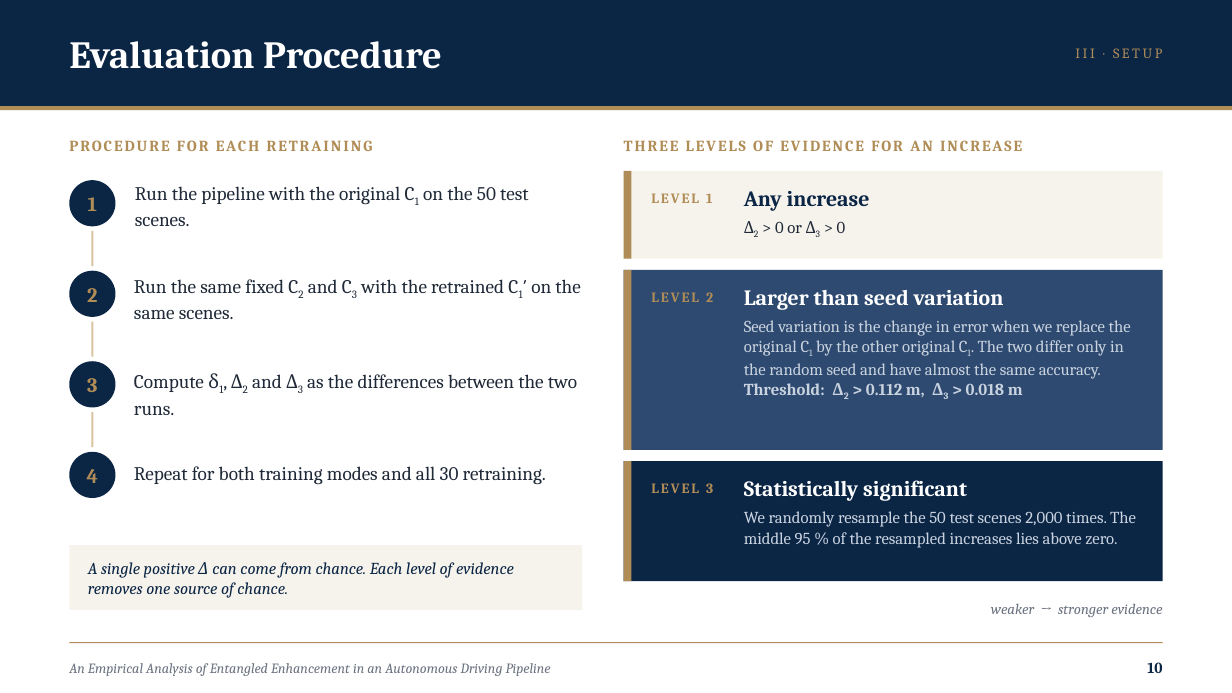
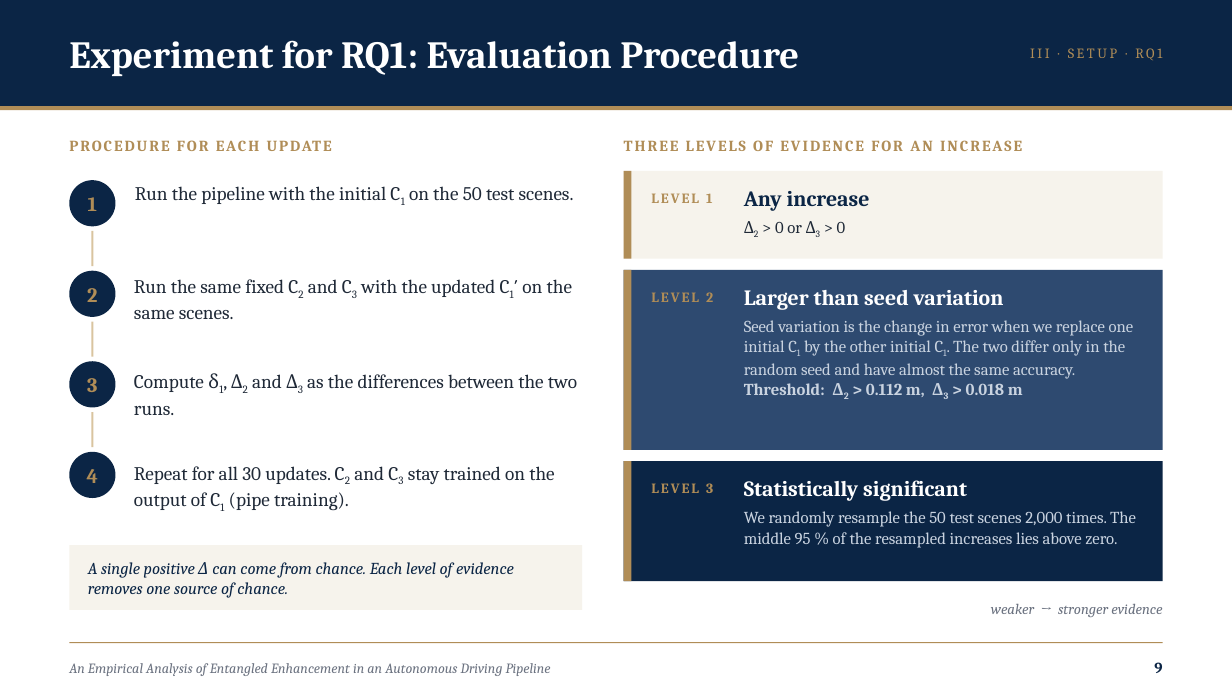
Before and after one commit to RashedIfty/LabSD, a slide deck: slide 9 of Presentations/CS presentation/CS_presentation_IFTY.pptx (slide 10 before the commit). Drawn at 1232x693 pixels with LibreOffice and Linux fonts; fonts in the diff are those of the drawing. Boxes give left, top, right and bottom in pixels: in the first picture for what was removed or moved away, otherwise in the second. Text is boxed around its words. In the diff, an @@ line names an element or a change of style, - is before the commit and + after.

```diff
--- a/Presentations/CS presentation/CS_presentation_IFTY.pptx
+++ b/Presentations/CS presentation/CS_presentation_IFTY.pptx
@@ text at (x1=69, y1=40, x2=612, y2=76): text changed @@
-Evaluation Procedure
+Experiment for RQ1: Evaluation Procedure
@@ text at (x1=370, y1=41, x2=903, y2=574): text changed @@
-PROCEDURE FOR EACH RETRAINING
+PROCEDURE FOR EACH UPDATE
@@ text at (x1=1030, y1=48, x2=1162, y2=60): text changed @@
-III · SETUP
+III · SETUP · RQ1
@@ text at (x1=135, y1=186, x2=574, y2=204): text changed @@
-Run the pipeline with the original C1 on the 50 test scenes.
+Run the pipeline with the initial C1 on the 50 test scenes.
@@ text at (x1=134, y1=279, x2=572, y2=319): text changed @@
-Run the same fixed C2 and C3 with the retrained C1′ on the same scenes.
+Run the same fixed C2 and C3 with the updated C1′ on the same scenes.
@@ text at (x1=744, y1=320, x2=1134, y2=379): text changed @@
-Seed variation is the change in error when we replace the original C1 by the other original C1. The two differ only in the random seed and have almost the same accuracy.
+Seed variation is the change in error when we replace one initial C1 by the other initial C1. The two differ only in the random seed and have almost the same accuracy.
@@ text at (x1=134, y1=466, x2=554, y2=511): text changed @@
-Repeat for both training modes and all 30 retraining.
+Repeat for all 30 updates. C2 and C3 stay trained on the output of C1 (pipe training).
@@ text at (x1=1154, y1=662, x2=1162, y2=673): text changed @@
-10
+9
```
Also in this commit, not shown: 17 other slides changed, 1 slide added, 2 slides removed, 14 other files.
